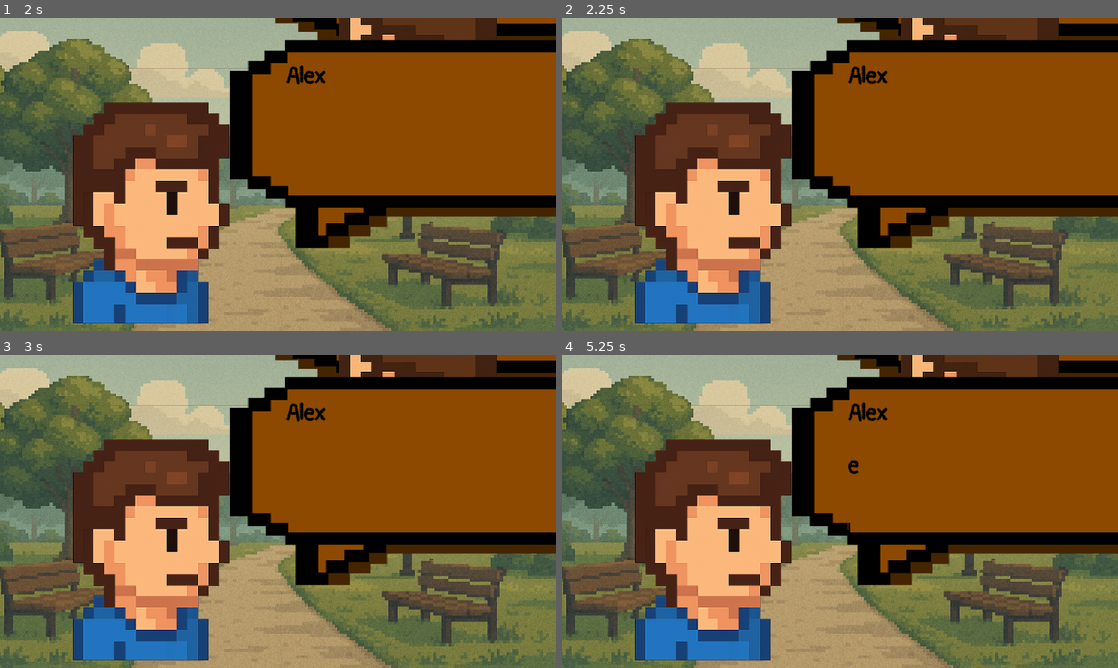
Above: before the commit, frames 1-4 (two rows, left to right).
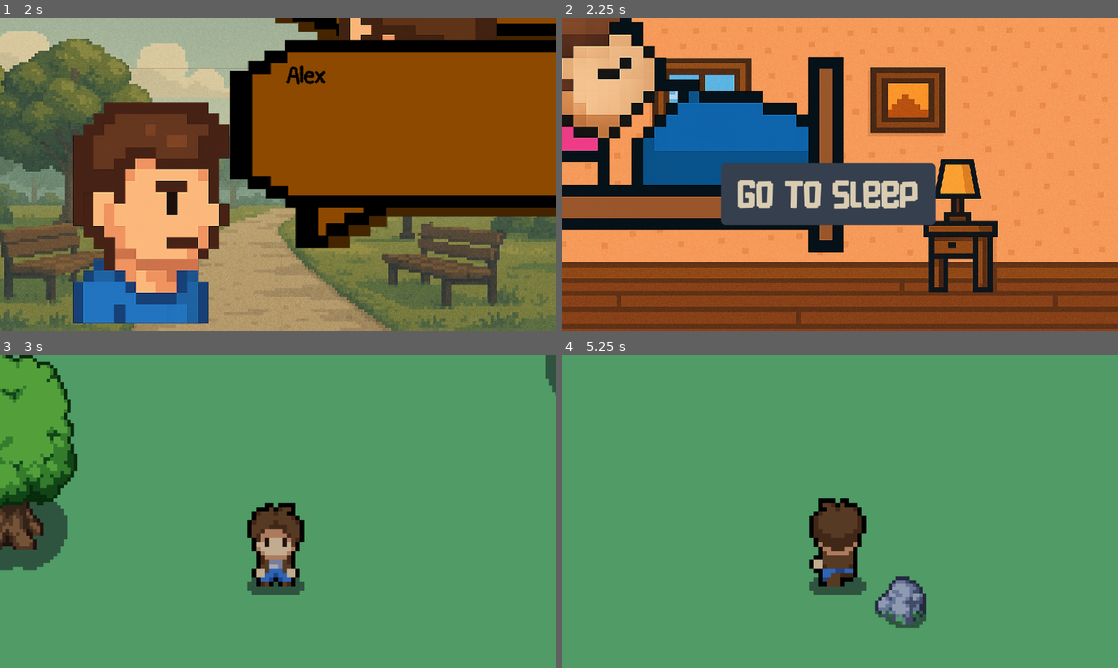
Above: after the commit, the same moments.

Repository: lucas-tremaroli/nordic-gamejam
Game: Godot game, scene res://scenes/main_menu.tscn
Same seed, same stepped clock (60 frames per second), same inputs: the game is played once before the commit and once after it.
Inputs (mouse positions are in pixels of both pictures, inside the frame that each line leads up to):
- Up to frame 1 (2 s): click "How to Play" at 0.5 s; click (483, 130) at 1.27 s; type "Alex" at 1.35 s
- Up to frame 2 (2.25 s): tap Enter (ui_text_submit) at 2, 2.1 s; hold Right (ui_right) from 2.03 s (still down)
- Up to frame 3 (3 s): release Right (ui_right) at 2.75 s; click (266, 530) at 2.75 s, where only the run after the commit has a clickable "Go To sleep"
- Up to frame 4 (5.25 s): hold Down (ui_down) 3.53-4.28 s; tap E (Attack) at 3.6 s; tap Enter (ui_text_submit) at 3.8, 4.35, 5.1 s; hold Right (ui_right) 4.28-5.03 s; hold Up (ui_up) from 5.03 s (still down)

Frame 1 is identical in both runs. In frame 2, 99% of the frame differs, in the area x 0-100%, y 0-100%; in frame 3, 100%; in frame 4, 100%.
Error before the commit: Parse Error: Identifier "on_player_stats" not declared in the current scope. (res://scripts/day_scene.gd:51)

Commit message:
sleeping screen working

Diff:
--- a/scripts/day_scene.gd
+++ b/scripts/day_scene.gd
@@ -9,7 +9,7 @@
 
 func _enter_tree() -> void:
 	print("DayScene._enter_tree")
-	Thread.new().start(query_model_sleep_score.bind(0))
+	Thread.new().start(query_model_sleep_score.bind(10))
 
 func _process(delta: float) -> void:
 	if Input.is_action_just_pressed("ui_text_submit"):
@@ -48,16 +48,11 @@
 	var body = response[0]
 
 	print(body)
-	on_player_stats.emit(JSON.parse_string(body))
 
-	print("changing scene")
-	get_tree().change_scene_to_file("res://scenes/sleeping.tscn")
-
-		# Scene changes must be done on the main thread
+	player_stats_data = JSON.parse_string(body)
+	# Scene changes must be done on the main thread
 	call_deferred("_change_scene")
 
 func _change_scene():
 	print("Actually changing scene now")
 	get_tree().change_scene_to_file("res://scenes/sleeping.tscn")
-
-	player_stats_data = JSON.parse_string(body)
